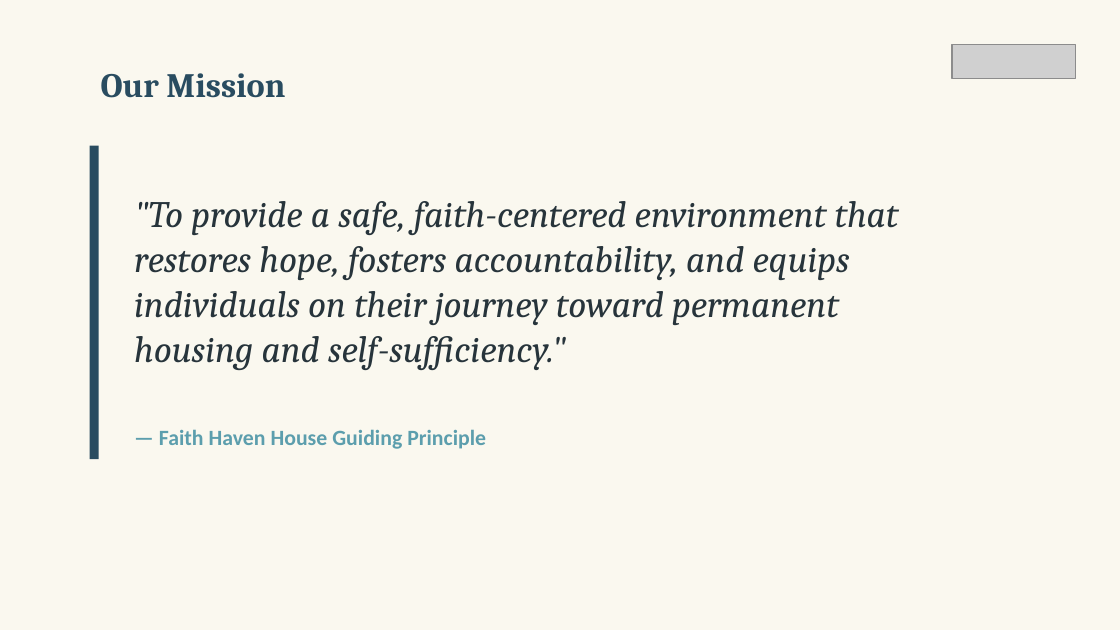
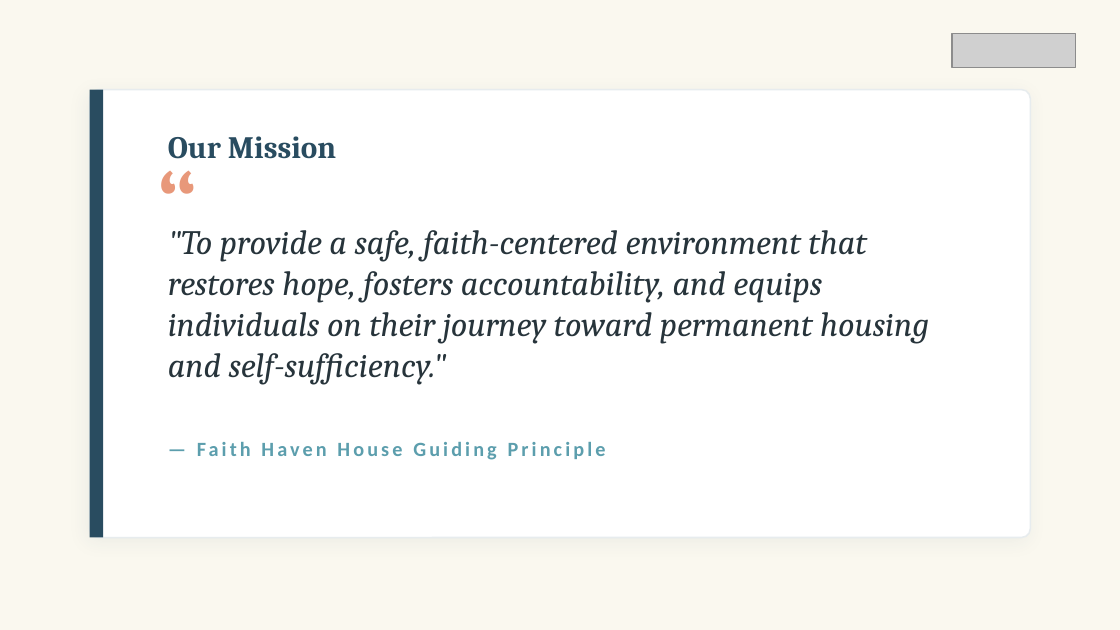
Before and after one commit to jlmiller12s/faith-haven-house-web, a slide deck: slide 3 of public/Faith-Haven-House-Presentation-Template.pptx. Drawn at 1120x630 pixels with LibreOffice and Linux fonts; fonts in the diff are those of the drawing; grey boxes stand for pictures. Boxes give left, top, right and bottom in pixels: in the first picture for what was removed or moved away, otherwise in the second. Text is boxed around its words. In the diff, an @@ line names an element or a change of style, - is before the commit and + after.

Commit message:
design: visually stunning, premium-grade asymmetric redesign of FHH PowerPoint presentation template

```diff
--- a/public/Faith-Haven-House-Presentation-Template.pptx
+++ b/public/Faith-Haven-House-Presentation-Template.pptx
@@ picture: place and size @@
-picture at bbox=[952, 45, 1075, 78]
+picture at bbox=[952, 34, 1075, 67]
@@ rectangle: place and size @@
-rectangle at bbox=[90, 146, 99, 459]
+rectangle at bbox=[90, 90, 103, 538]
@@ rounded rectangle added at bbox=[90, 90, 1030, 538], fill #FFFFFF, outline #E7ECEE 1 pt @@
@@ text added at bbox=[146, 146, 258, 258], 72 pt, text #E8987A @@
+“
@@ text "Our Mission": place and size @@
-text "Our Mission" at bbox=[101, 73, 285, 98]
+text "Our Mission" at bbox=[168, 136, 336, 159]
@@ text "Our Mission" at bbox=[168, 136, 336, 159]: size 22 to 20 pt @@
@@ text ""To provide a safe, faith-centered ...": place and size @@
-text ""To provide a safe, faith-centered ..." at bbox=[134, 201, 899, 370]
+text ""To provide a safe, faith-centered ..." at bbox=[168, 230, 929, 385]
@@ text ""To provide a safe, faith-centered ..." at bbox=[168, 230, 929, 385]: size 24 to 22 pt @@
@@ text "— Faith Haven House Guiding ...": place and size @@
-text "— Faith Haven House Guiding ..." at bbox=[159, 429, 486, 449]
+text "— Faith Haven House Guiding ..." at bbox=[197, 442, 606, 460]
@@ text "— Faith Haven House Guiding ..." at bbox=[197, 442, 606, 460]: size 14 to 13 pt, letter spacing 0 to 2 pt @@
```
Also in this commit, not shown: 6 other slides changed, 1 slide added, 1 slide removed.
